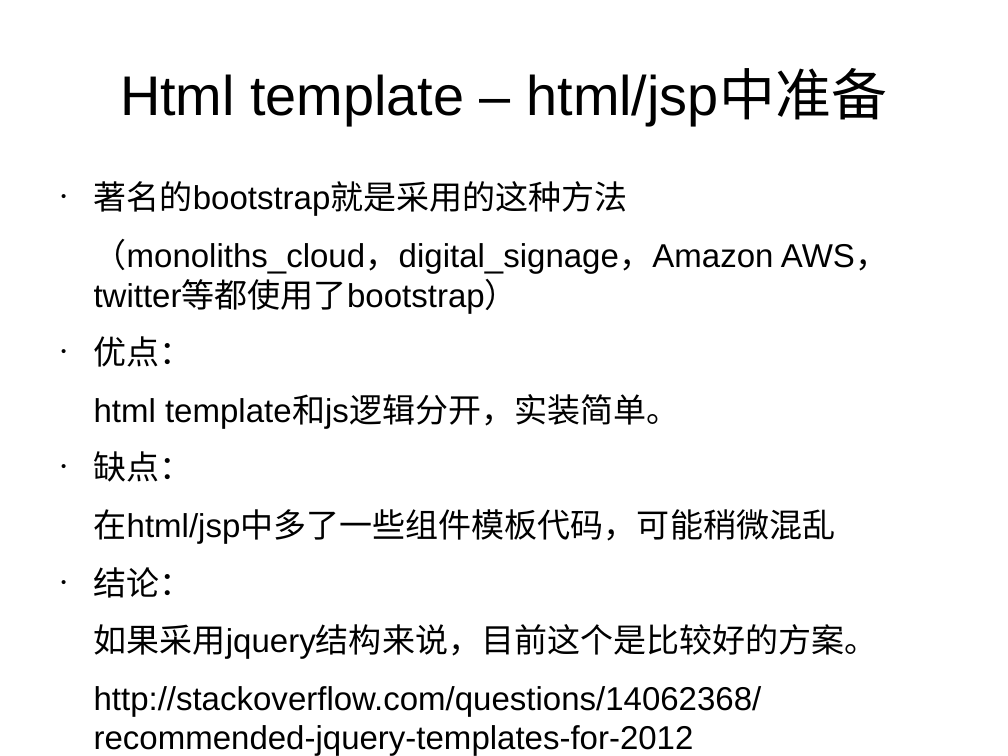
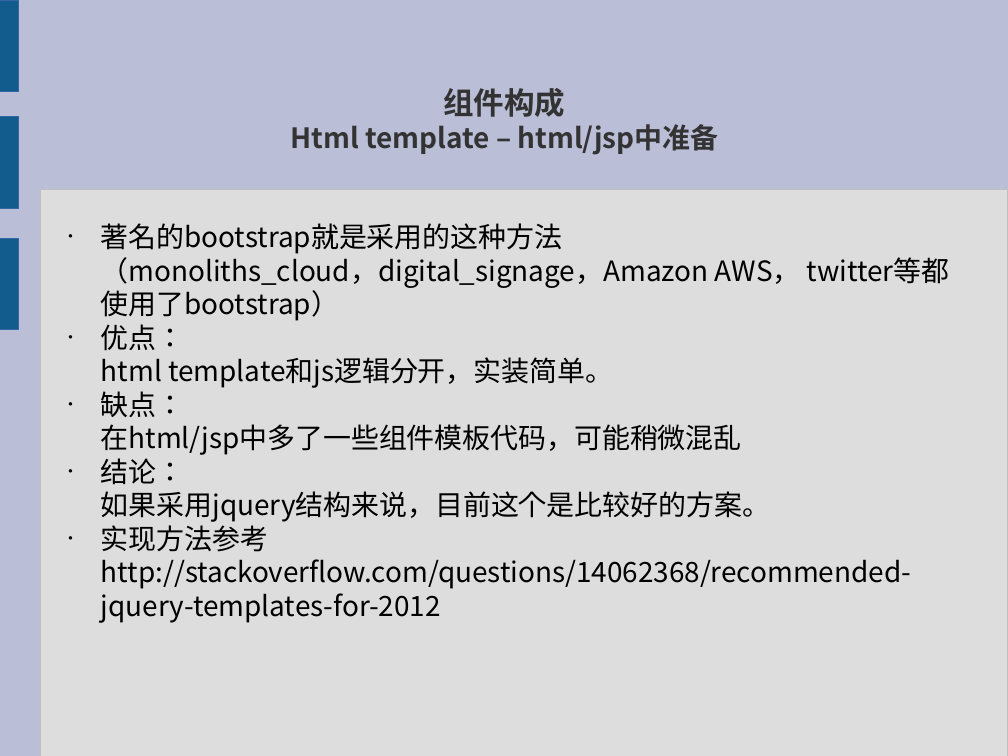
Before and after one commit to xiaoyuan521/jquery_plugin, a slide deck: slide 9 of jquery_plugin.odp. Drawn at 1008x756 pixels with LibreOffice and Linux fonts; fonts in the diff are those of the drawing. Boxes give left, top, right and bottom in pixels: in the first picture for what was removed or moved away, otherwise in the second. Text is boxed around its words. In the diff, an @@ line names an element or a change of style, - is before the commit and + after.

```diff
--- a/jquery_plugin.odp
+++ b/jquery_plugin.odp
@@ background #FFFFFF to #BABED6 @@
@@ rectangle added at (0,0,18,91), fill #125C8D, outline #3465A4 0 pt @@
@@ title at (291,88,718,155): text changed; size 44 to 22 pt; font Arial to Noto Sans CJK SC; text colour #000000 to #333333; bold on @@
-Html template – html/jsp中准备
+组件构成
+Html template – html/jsp中准备
@@ rectangle added at (0,117,18,209), fill #125C8D, outline #3465A4 0 pt @@
@@ rectangle added at (40,189,1008,756), fill #DDDDDD, outline #C0C0C0 0 pt @@
@@ rectangle added at (0,238,18,329), fill #125C8D, outline #3465A4 0 pt @@
@@ text "著名的bootstrap就是采用的这种方法": place and size @@
-text "著名的bootstrap就是采用的这种方法" at (94,181,888,756)
+text "著名的bootstrap就是采用的这种方法" at (101,223,911,623)
@@ text at (101,223,911,623): size 26 to 22 pt, font Arial to Noto Sans CJK SC; less space between paragraphs @@
@@ text at (101,521,268,552): paragraph added @@
+• 实现方法参考
```
Also in this commit, not shown: 14 other slides changed, 4 slides added, 3 slides removed, 1 other file.
